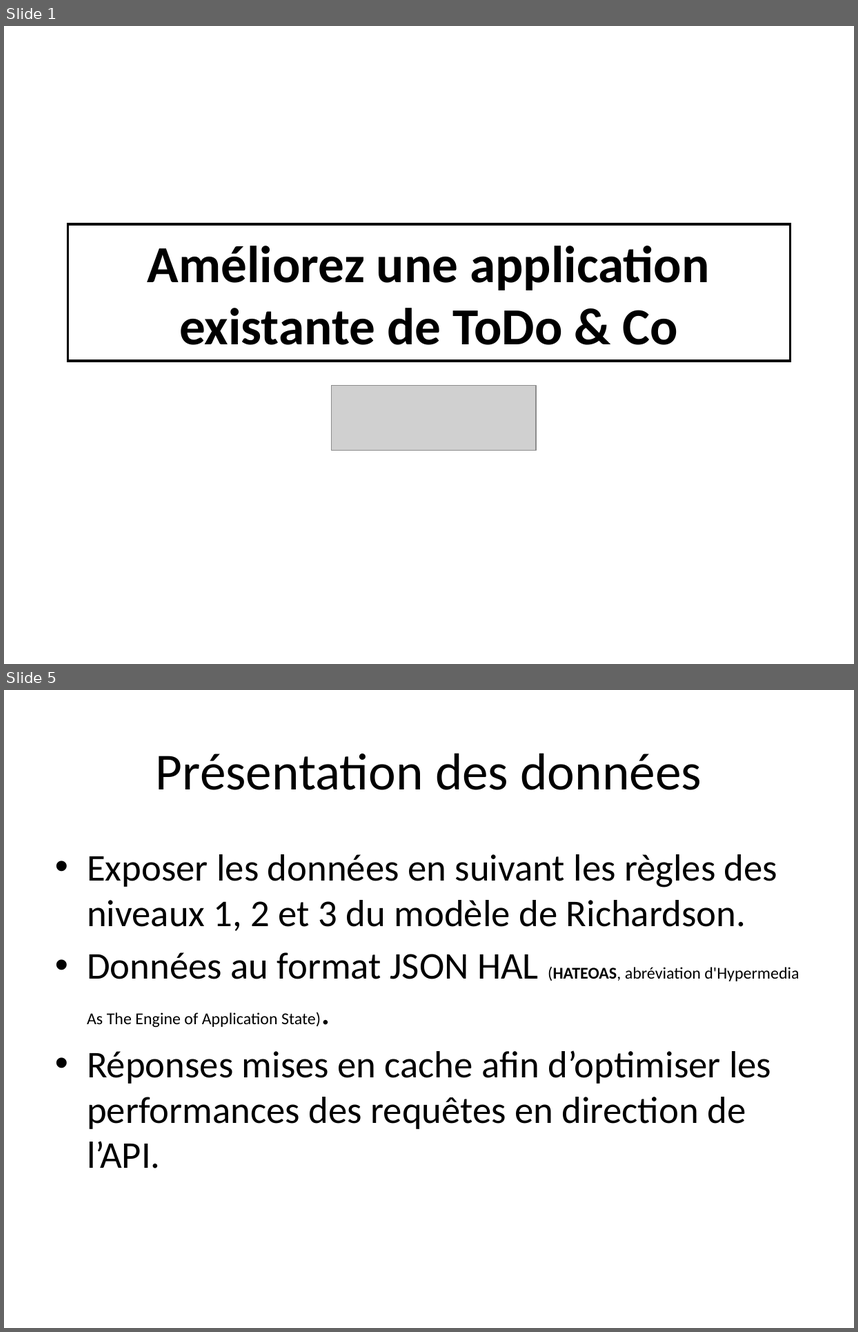
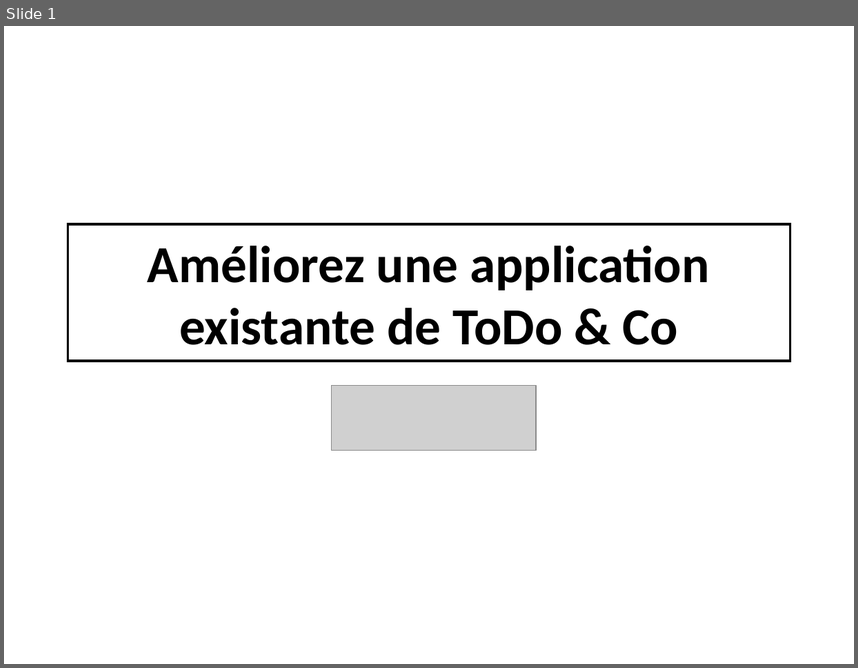
Before and after one commit to yohannzaoui/projet8_ToDo_and_Co, a slide deck: docs/ppt/ToDo&Co.pptx. Shown one above the other, each under a label of ours: slides 1 and 5 before the commit, slide 1 after it; the slides between them are not shown. The pictures are 858x1332 and 858x668 pixels, drawn with LibreOffice and Linux fonts; fonts in the diff are those of the drawing; grey boxes stand for pictures. Boxes give left, top, right and bottom in pixels: in the first picture for what was removed or moved away, otherwise in the second. Text is boxed around its words. In the diff, an @@ line names an element or a change of style, - is before the commit and + after.

```diff
--- a/docs/ppt/ToDo&Co.pptx
+++ b/docs/ppt/ToDo&Co.pptx
@@ slide 5 removed at (x1=4, y1=690, x2=854, y2=1328), background #FFFFFF @@
@@ title removed at (x1=156, y1=753, x2=701, y2=790) @@
-Présentation des données
@@ text removed at (x1=87, y1=854, x2=799, y2=1168) @@
-• Exposer les données en suivant les règles des niveaux 1, 2 et 3 du modèle de Richardson.
-• Données au format JSON HAL (HATEOAS, abréviation d'Hypermedia As The Engine of Application State).
-• Réponses mises en cache afin d’optimiser les performances des requêtes en direction de l’API.
```
Also in this commit, not shown: 2 slides changed, 12 slides added, 26 other slides removed, 3 other files.
